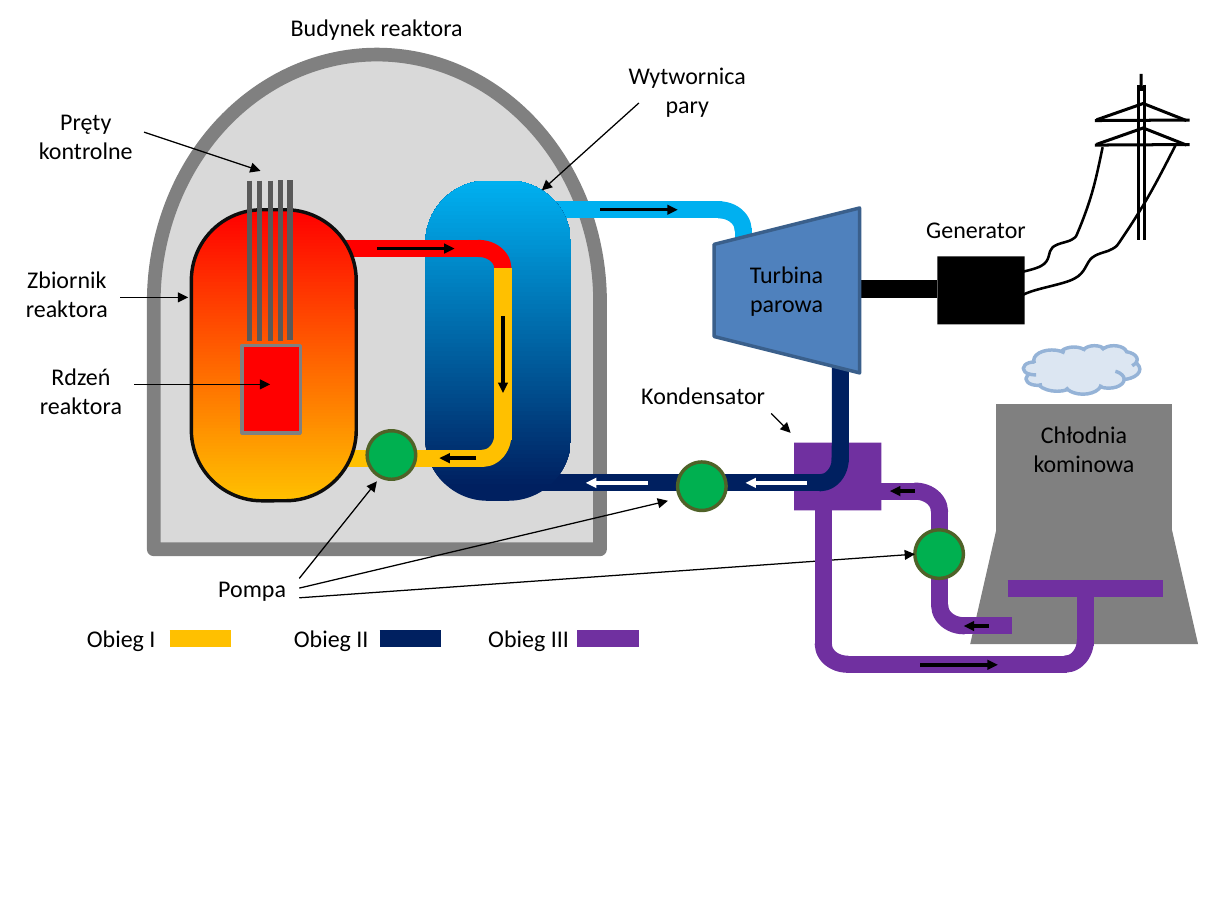
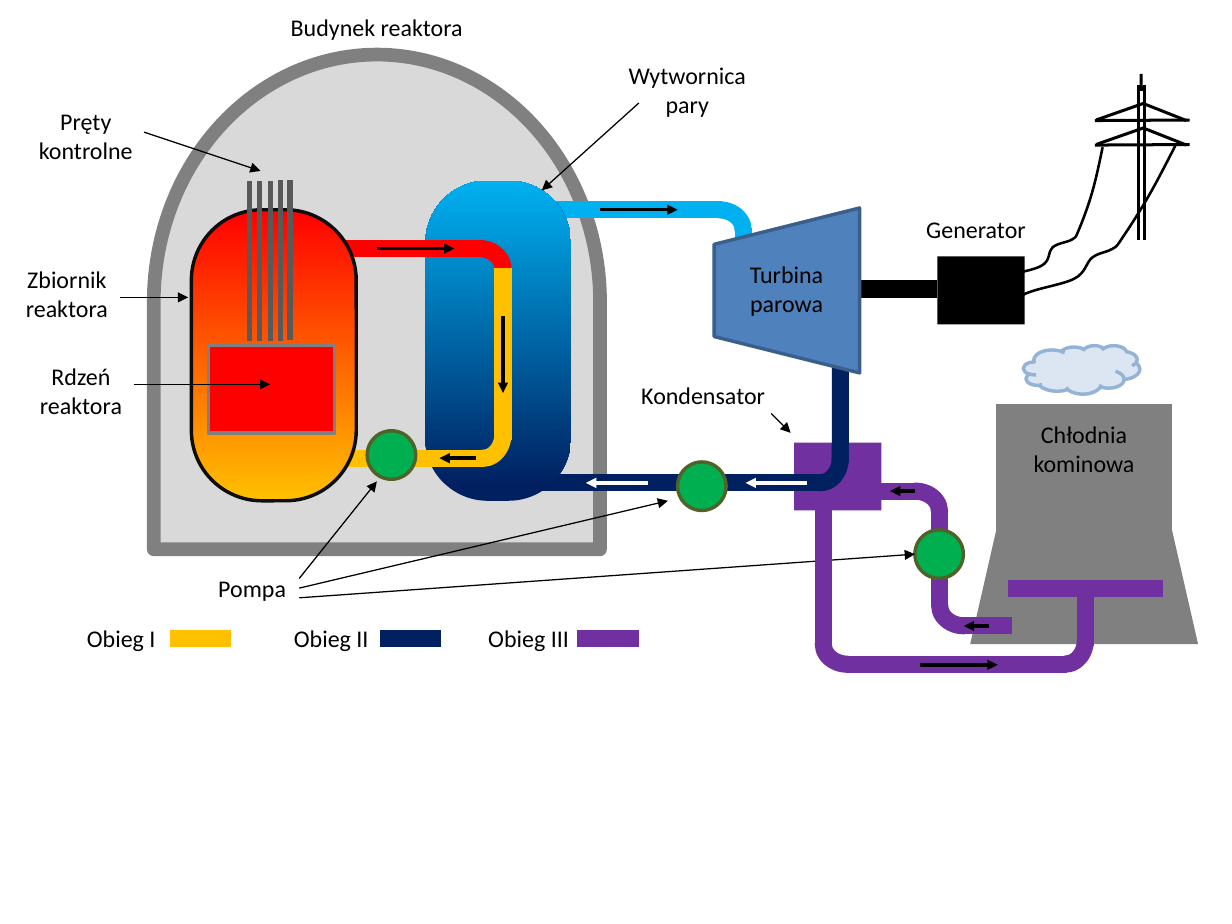
Before and after one commit to Igor-KEJ/PGE-GEN234, a slide deck: slide 1 of 00_IMG_IK.pptx. Drawn at 1232x924 pixels with LibreOffice and Linux fonts; fonts in the diff are those of the drawing. Boxes give left, top, right and bottom in pixels: in the first picture for what was removed or moved away, otherwise in the second. Text is boxed around its words. In the diff, an @@ line names an element or a change of style, - is before the commit and + after.

```diff
--- a/00_IMG_IK.pptx
+++ b/00_IMG_IK.pptx
@@ rectangle: place and size @@
-rectangle at box(243, 346, 301, 434)
+rectangle at box(208, 346, 334, 434)
```
Also in this commit, not shown: 1 slide added, 4 other files.
